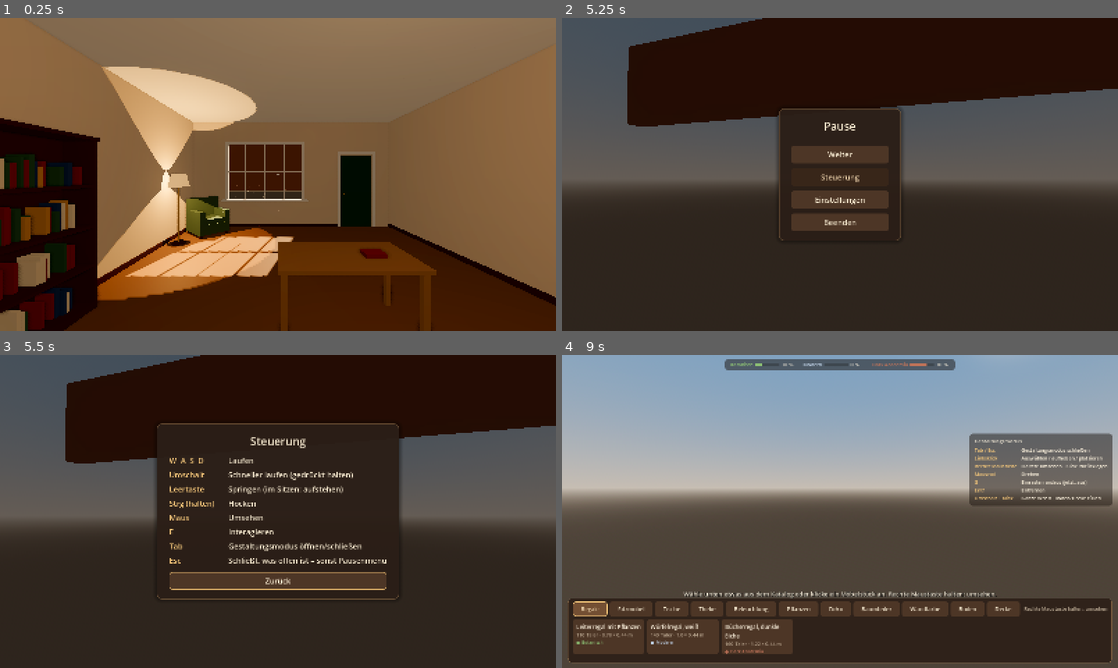
Above: before the commit, frames 1-4 (two rows, left to right).
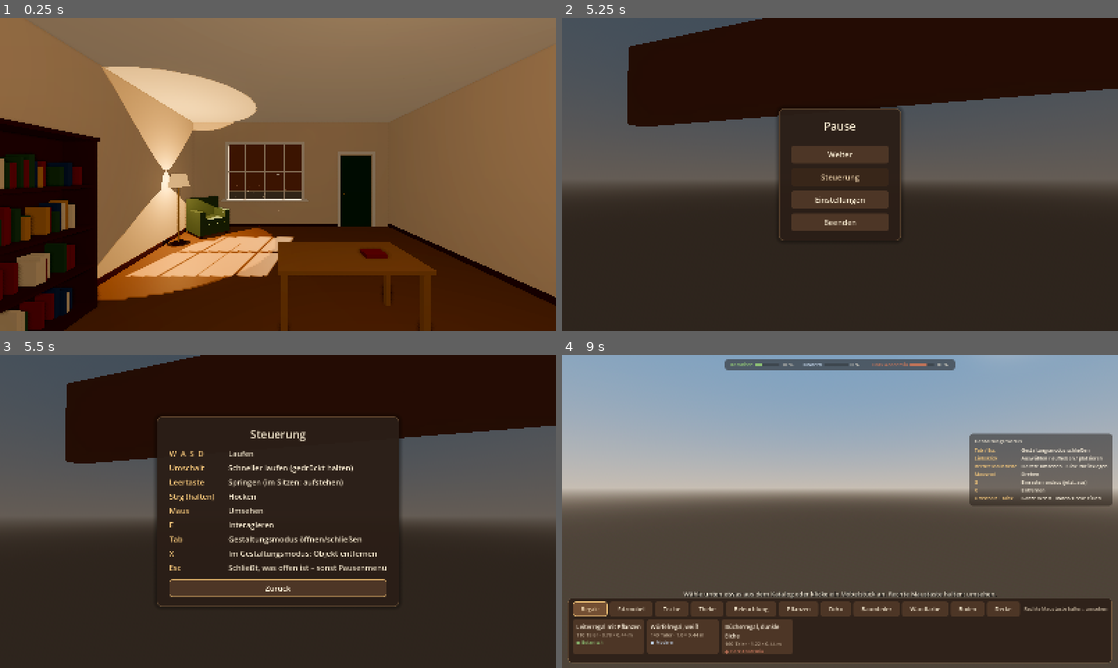
Above: after the commit, the same moments.

Repository: muschel99/Buecherei-Game
Game: Godot game, scene res://scenes/main.tscn
Two runs of this game, one before a commit and one after it. Both use one fixed random seed, a clock stepped at 60 frames per second and the inputs below.
Inputs (mouse positions are in pixels of both pictures, inside the frame that each line leads up to):
- Up to frame 1 (0.25 s): no input
- Up to frame 2 (5.25 s): tap Enter at 0.5 s; move the mouse to (867, 174) at 0.52 s; hold X (build_delete, bound only after the commit) 0.53-1.28 s; hold W (move_forward) 0.53-5.03 s; tap Space (jump) at 0.77, 1.52, 3.02, 3.77, 4.52 s; move the mouse to (812, 174) at 1.27 s; tap Delete (build_delete, bound only before the commit) at 1.35 s; move the mouse to (851, 168) at 2.02 s; hold Shift (build_paint_all) 2.03-2.78 s; move the mouse to (834, 180) at 2.77 s; click (834, 180) at 2.85 s; move the mouse to (878, 177) at 3.52 s; hold Mouse wheel up (build_rotate) 3.53-4.28 s; right-click (878, 177) at 4.15 s; move the mouse to (795, 171) at 4.27 s; tap Mouse wheel down (build_rotate_back) at 4.35 s; tap Escape (pause) at 4.9 s; move the mouse to (867, 174) at 5.02 s; hold S (move_back) from 5.03 s (still down); hold G (build_toggle_grid) from 5.03 s (still down); click (867, 174) at 5.17 s
- Up to frame 3 (5.5 s): keep holding S (move_back); keep holding G (build_toggle_grid)
- Up to frame 4 (9 s): release S (move_back) at 5.75 s; release G (build_toggle_grid) at 5.75 s; click "Zurück" at 5.75 s; click "Weiter" at 6.5 s; move the mouse to (817, 505) at 7.27 s; hold D (move_right) 7.28-8.03 s; tap Ctrl (crouch) at 7.35 s; tap Space (jump) at 7.52, 8, 8.27 s; move the mouse to (867, 511) at 8.02 s; hold E (interact) 8.03-8.78 s; hold W (move_forward) from 8.03 s (still down); tap Enter at 8.75 s; move the mouse to (812, 511) at 8.77 s; tap Tab (toggle_build_mode) at 8.85 s

Frames 1-2 are identical in both runs. In frame 3, 6.9% of the frame differs, in the area x 28-72%, y 19-81%; in frame 4, less than 0.1%.

Commit message:
Steuerung und Leistung, Teil 2: Objekte mit X entfernen
- Im Gestaltungsmodus entfernt X das Objekt in der Hand bzw. unter dem Mauszeiger
- Ein neu ausgewähltes, noch nicht aufgestelltes Objekt legt X zurück in den Katalog
- Entf wird nicht mehr gebraucht
- Hilfe am Bildschirmrand, Statuszeile und Tastenübersicht im Pausenmenü angepasst

Co-Authored-By: Claude Opus 5.5 <noreply@anthropic.com>
Claude-Session: https://claude.ai/code/session_01Keur6F3CMQBeom8RpdfucG

Diff:
--- a/project.godot
+++ b/project.godot
@@ -104,7 +104,7 @@
 }
 build_delete={
 "deadzone": 0.2,
-"events": [Object(InputEventKey,"resource_local_to_scene":fa …(140 unchanged characters)… d":false,"keycode":0,"physical_keycode":4194312,"key_label":0,"unicode":0,"location":0,"echo":false,"script":null)
+"events": [Object(InputEventKey,"resource_local_to_scene":fa …(140 unchanged characters)… d":false,"keycode":0,"physical_keycode":88,"key_label":0,"unicode":0,"location":0,"echo":false,"script":null)
 ]
 }
 build_paint_all={
--- a/scenes/ui/pause_menu.tscn
+++ b/scenes/ui/pause_menu.tscn
@@ -123,6 +123,13 @@
 [node name="ActionBuild" type="Label" parent="ControlsPanel/VBox/KeyGrid"]
 text = "Gestaltungsmodus öffnen/schließen"
 
+[node name="KeyRemove" type="Label" parent="ControlsPanel/VBox/KeyGrid"]
+theme_override_colors/font_color = Color(0.96, 0.78, 0.48, 1)
+text = "X"
+
+[node name="ActionRemove" type="Label" parent="ControlsPanel/VBox/KeyGrid"]
+text = "Im Gestaltungsmodus: Objekt entfernen"
+
 [node name="Key4" type="Label" parent="ControlsPanel/VBox/KeyGrid"]
 theme_override_colors/font_color = Color(0.96, 0.78, 0.48, 1)
 text = "Esc"
--- a/scripts/building/build_mode.gd
+++ b/scripts/building/build_mode.gd
@@ -293,8 +293,14 @@
 	catalog_state_changed.emit(is_in_catalog_state())
 
 
+## Taste X: Was ich in der Hand halte bzw. worauf der Mauszeiger zeigt, entfernen.
 func _delete_target() -> void:
-	if _tool == Tool.MOVE:
+	if _tool == Tool.PLACE_NEW:
+		# Neu ausgewählt und noch nicht aufgestellt: einfach zurück in den Katalog
+		var item_name := _selected_data.display_name
+		_clear_tool()
+		_flash_status("%s zurück in den Katalog gelegt." % item_name)
+	elif _tool == Tool.MOVE:
 		var item := _moving_item
 		var item_name := item.data.display_name
 		_moving_item = null
@@ -340,7 +346,7 @@
 			item = FurnitureUtils.find_placed_furniture(hit.collider)
 	_set_hovered(item)
 	if item:
-		_set_status("%s – Linksklick: aufheben · Entf: entfernen" % item.data.display_name)
+		_set_status("%s – Linksklick: aufheben · X: entfernen" % item.data.display_name)
 	elif not _is_looking:
 		_set_status("Wähle unten etwas aus dem Katalog oder klicke ein Möbelstück an. Rechte Maustaste halten: umsehen.")
 
--- a/scripts/ui/build_ui.gd
+++ b/scripts/ui/build_ui.gd
@@ -178,7 +178,7 @@
 		["Rechte Maustaste", "Halten: umsehen · Klick: zurücklegen"],
 		["Mausrad", "Drehen"],
 		["G", ""],  # Text kommt aus _on_grid_changed
-		["Entf", "Entfernen"],
+		["X", "Entfernen"],
 		["Umschalt + Klick", "Ganze Wand · Boden/Decke füllen"],
 	]
 	for entry in entries:
